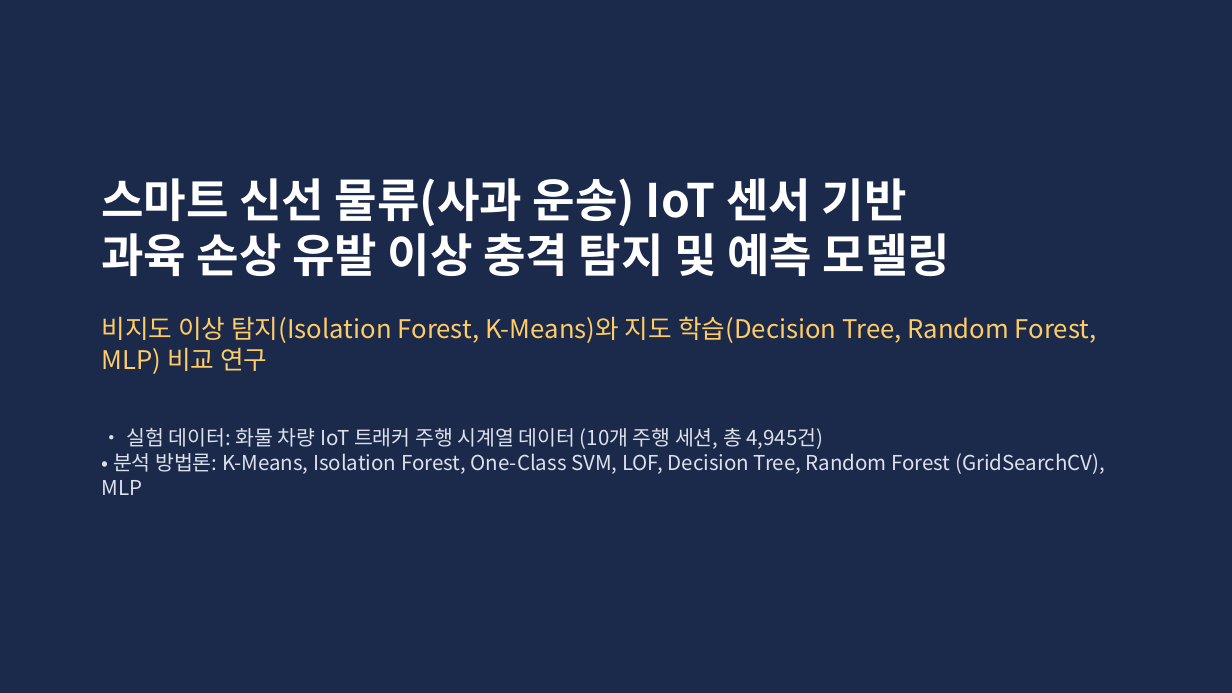
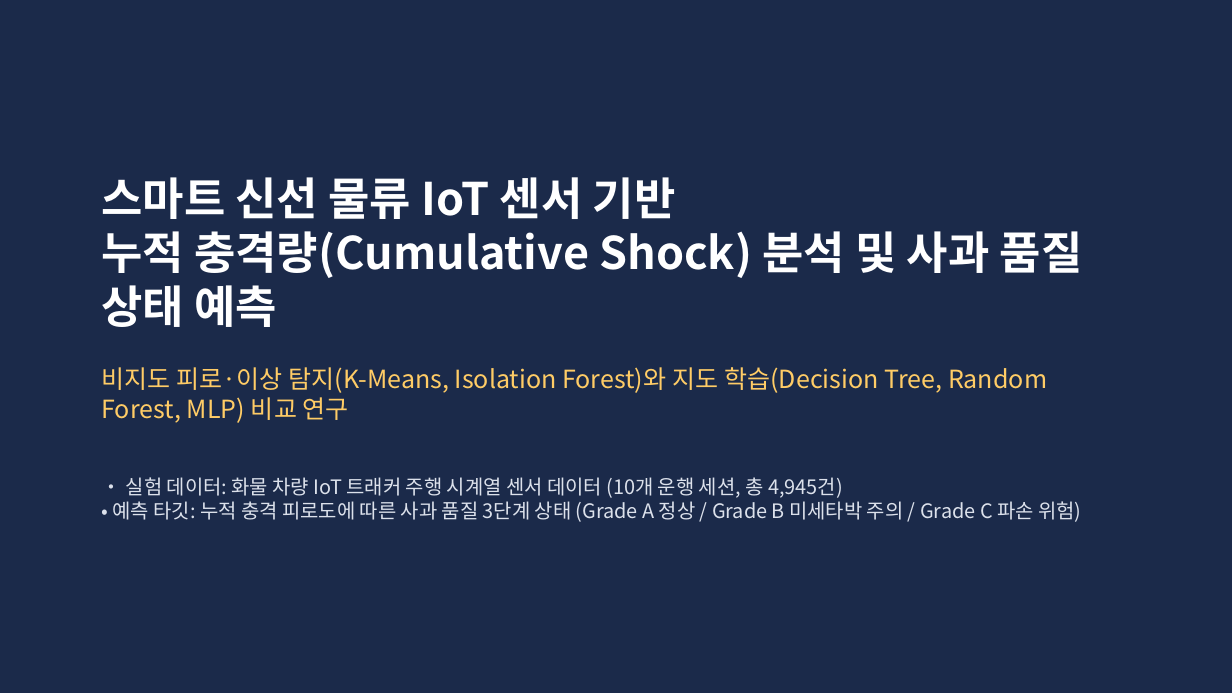
Before and after one commit to sungmin9910/prediction, a slide deck: slide 1 of 사과_운송_이상충격_예측_발표자료.pptx. Drawn at 1232x693 pixels with LibreOffice and Linux fonts; fonts in the diff are those of the drawing. Boxes give left, top, right and bottom in pixels: in the first picture for what was removed or moved away, otherwise in the second. Text is boxed around its words. In the diff, an @@ line names an element or a change of style, - is before the commit and + after.

Commit message:
feat: Update project to Cumulative Shock based Apple Quality State (Grade A/B/C) prediction

```diff
--- a/사과_운송_이상충격_예측_발표자료.pptx
+++ b/사과_운송_이상충격_예측_발표자료.pptx
@@ text at (101,177,1083,522): text changed; size 16 to 15.5 pt @@
-스마트 신선 물류(사과 운송) IoT 센서 기반
-과육 손상 유발 이상 충격 탐지 및 예측 모델링
-비지도 이상 탐지(Isolation Forest, K-Means)와 지도 학습(Decision Tree, Random Forest, MLP) 비교 연구
-• 실험 데이터: 화물 차량 IoT 트래커 주행 시계열 데이터 (10개 주행 세션, 총 4,945건)
-• 분석 방법론: K-Means, Isolation Forest, One-Class SVM, LOF, Decision Tree, Random Forest (GridSearchCV), MLP
+스마트 신선 물류 IoT 센서 기반
+누적 충격량(Cumulative Shock) 분석 및 사과 품질 상태 예측
+비지도 피로·이상 탐지(K-Means, Isolation Forest)와 지도 학습(Decision Tree, Random Forest, MLP) 비교 연구
+• 실험 데이터: 화물 차량 IoT 트래커 주행 시계열 센서 데이터 (10개 운행 세션, 총 4,945건)
+• 예측 타깃: 누적 충격 피로도에 따른 사과 품질 3단계 상태 (Grade A 정상 / Grade B 미세타박 주의 / Grade C 파손 위험)
```
Also in this commit, not shown: 8 other slides changed, 1 slide added, 1 slide removed, 9 other files.
